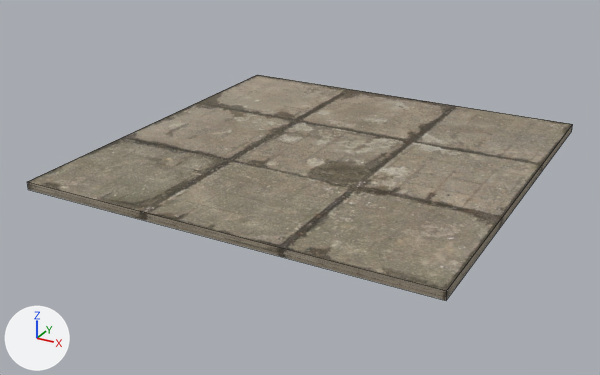
An edit to the FBX model TrashSoup/TrashSoup/TrashSoupContent/Models/Enviro/Ground/pavement1.FBX, drawn before and after from the same camera.
The view is the same before and after, from a camera (50 mm lens) standing at (0.00882, -0.01726, 0.00768) and looking at (-0.00036, -0.00058, -0.00066). Lighting does not change. The marker at lower left points along +X, +Y and +Z. Mesh edges are drawn as thin lines. Where no turn or scale is listed for an object, it has been applied to the vertices.

Objects in the first picture: 'pavement1'.
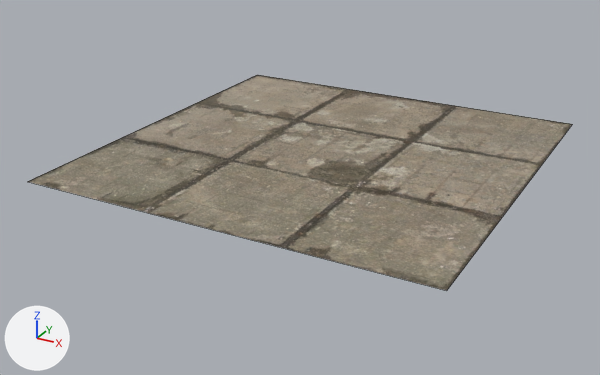
Pixel boxes (x1, y1, x2, y2) of what changed, in the pictures (600 x 375 px):
'pavement1', reshaped: before (27, 75, 573, 300); after (27, 75, 572, 291)
part 1 of me_mesh, deleted (brown): before (27, 124, 573, 300)

Diff of the bpy script that builds the scene:
```diff
--- a/TrashSoup/TrashSoup/TrashSoupContent/Models/Enviro/Ground/pavement1.FBX.py
+++ b/TrashSoup/TrashSoup/TrashSoupContent/Models/Enviro/Ground/pavement1.FBX.py
@@ me_mesh @@
 # used by ob_pavement1; location = (0.0, 0.0, 0.0)
 # verts and faces of me_mesh; kept vertices keep their numbers, new ones are numbered from 8
 # before: 0 (-0.005, -0.005, 0.0) at pixel (28, 189), 1 (0.005, -0.005, 0.0) at pixel (446, 300), 2 (-0.005, 0.005, 0.0), 3 (0.005, 0.005, 0.0) at pixel (571, 131), 4 (-0.005, -0.005, 0.0002) at pixel (27, 181)
 # before: 5 (0.005, -0.005, 0.0002) at pixel (446, 290), 6 (-0.005, 0.005, 0.0002) at pixel (257, 74), 7 (0.005, 0.005, 0.0002) at pixel (572, 124)
-me_mesh.from_pydata(...)  # 8 vertices, 6 faces; spans x -0.005..0.005, y -0.005..0.005, z 0.0..0.0002
+me_mesh.from_pydata(...)  # 4 vertices, 1 face; spans x -0.005..0.005, y -0.005..0.005, z 0.0002
+# me_mesh part 1
+delete_vertices([*range(0, 4)])  # with the faces that use them
 me_mesh.materials.append(mat_10___default)
```
